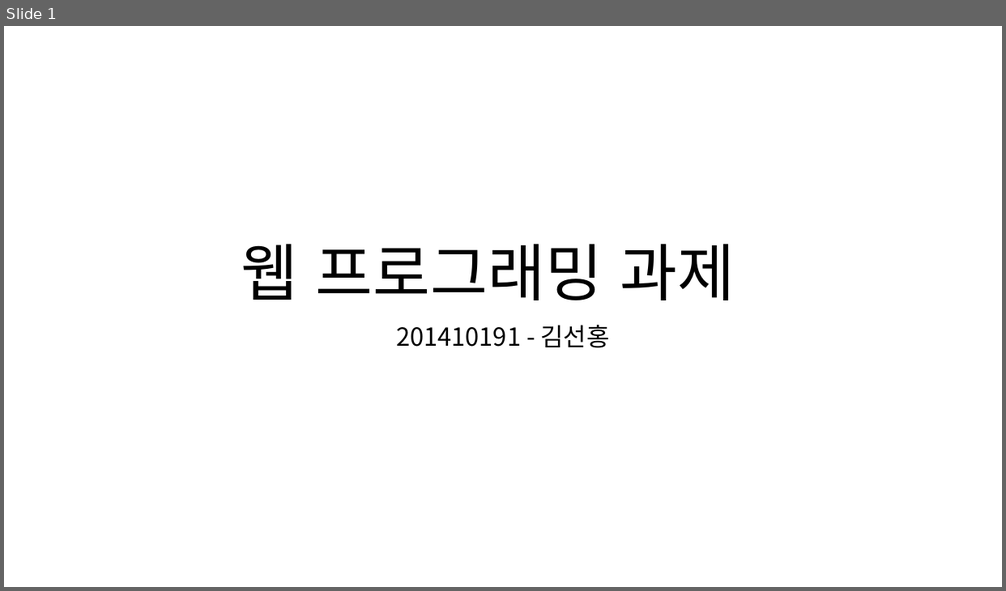
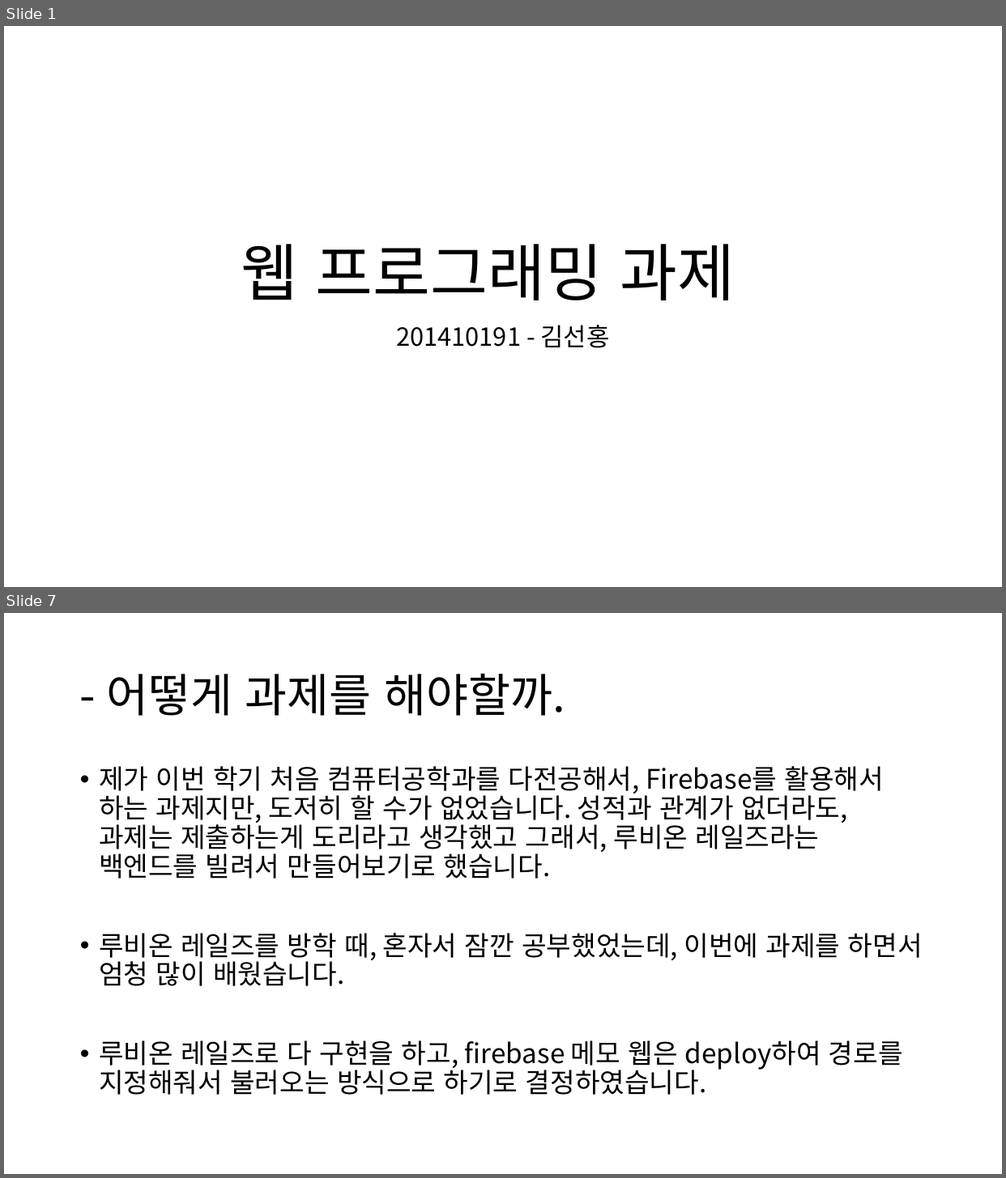
Before and after one commit to scarletbreeze/17-1_semester_webprogramming, a slide deck: webdiary만들기/웹프로그래밍과제.pptx. Shown one above the other, each under a label of ours: slide 1 before the commit, slides 1 and 7 after it; the slides between them are not shown. The pictures are 1006x591 and 1006x1178 pixels, drawn with LibreOffice and Linux fonts; fonts in the diff are those of the drawing. Boxes give left, top, right and bottom in pixels: in the first picture for what was removed or moved away, otherwise in the second. Text is boxed around its words. In the diff, an @@ line names an element or a change of style, - is before the commit and + after.

```diff
--- a/webdiary만들기/웹프로그래밍과제.pptx
+++ b/webdiary만들기/웹프로그래밍과제.pptx
@@ slide 7 added at (4, 613, 1002, 1174), background #FFFFFF @@
@@ title added at (106, 673, 565, 716), 44 pt, text #000000 @@
+- 어떻게 과제를 해야할까.
@@ text added at (99, 766, 923, 1095), 25.9 pt, text #000000 @@
+• 제가 이번 학기 처음 컴퓨터공학과를 다전공해서, Firebase를 활용해서 하는 과제지만, 도저히 할 수가 없었습니다. 성적과 관계가 없더라도, 과제는 제출하는게 도리라고 생각했고 그래서, 루비온 레일즈라는 백엔드를 빌려서 만들어보기로 했습니다.
+• 루비온 레일즈를 방학 때, 혼자서 잠깐 공부했었는데, 이번에 과제를 하면서 엄청 많이 배웠습니다.
+• 루비온 레일즈로 다 구현을 하고, firebase 메모 웹은 deploy하여 경로를 지정해줘서 불러오는 방식으로 하기로 결정하였습니다.
```
Also in this commit, not shown: 4 slides changed, 4 other slides added, 5 other files.
